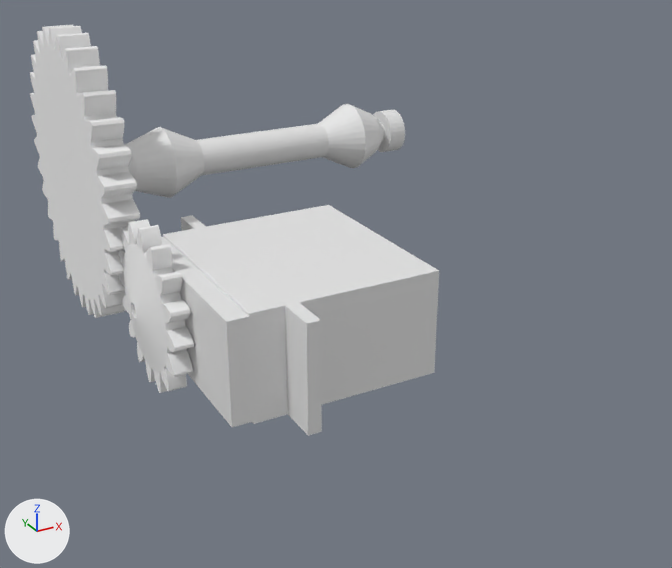
Two versions of the Blender file shadeopener/shades.blend, one commit apart.
Rendered twice from a 50 mm camera at (-48.1, -148.7, 74.1) aimed at (37.1, 6.1, -3.3). The lights are fixed; the arrows at lower left show +X, +Y and +Z.

The scene before the commit, as lines of its bpy script (objects in view):
```python
me_cube_005 = bpy.data.meshes.new('Cube.005')
me_cube_005.from_pydata(...)  # 2816 vertices, 2370 faces; spans x 0.1..70.0, y -7.8..7.7, z -7.8..7.8
me_cube_006 = bpy.data.meshes.new('Cube.006')
me_cube_006.from_pydata(...)  # 128 vertices, 128 faces; spans x -4.01..0.0, y -5.04..4.91, z -4.97..4.97
me_mesh_002 = bpy.data.meshes.new('Mesh.002')
me_mesh_002.from_pydata(...)  # 4612 vertices, 2435 faces; spans x -30.0..30.0, y -30.0..30.0, z -31457280.0..12582943.0
me_mesh_002.materials.append(mat_svgmat_002)  # white #efefef
ob_bearing_2 = bpy.data.objects.new('bearing 2', me_cube_006)
ob_bearing_2.location = (73.5, 42.6, 16.5)
ob_spool = bpy.data.objects.new('spool', me_cube_005)
ob_spool.location = (3.5, 42.6, 16.5)
ob_spur_gear = bpy.data.objects.new('spur gear', me_mesh_002)
ob_spur_gear.location = (-1.0, 42.6, 16.5)
ob_spur_gear.rotation_euler = (0.0, 4.712, 0.0)  # degrees (0, 270, 0)
ob_spur_gear.scale = (1.0, 1.0, 0.0)
# also in view: 'pinion gear' at (-3.7, 3.0, 1.7); 'Servo' at (17.2, -7.6, 1.7)
```
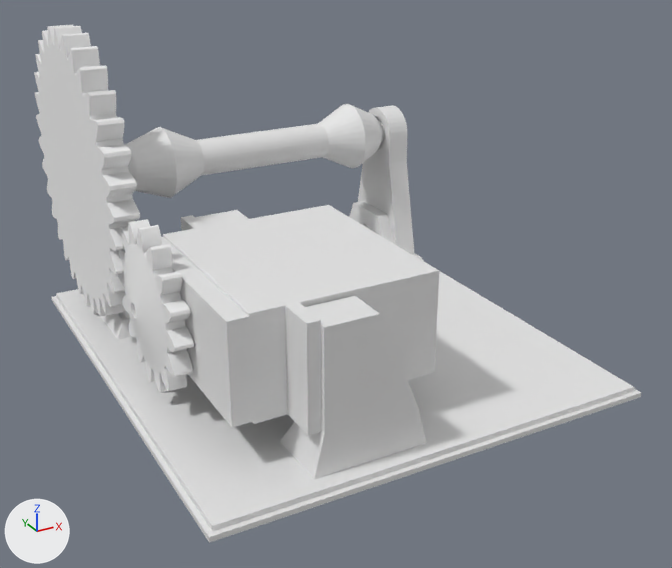
What changed in the scene script:
```text
Change me_mesh_002:
    used by ob_spur_gear; location = (-1.0, 42.6, 16.5); rotation_euler = (0.0, 4.712, 0.0), in degrees (0, 270, 0); scale = (1.0, 1.0, 0.0)
    remove me_mesh_002.from_pydata(...)  # 4612 vertices, 2435 faces; spans x -30.0..30.0, y -30.0..30.0, z -31457280.0..12582943.0
    add me_mesh_002.from_pydata(...)  # 4612 vertices, 2435 faces; spans x -5.0..15.0, y -30.0..30.0, z -30.0..30.0
    me_mesh_002 part 1: 4591 of 4612 vertices moved; they spanned x -30.0..30.0, y -30.0..30.0, z -31457280.0..12582943.0 and now span x -5.0..15.0, y -30.0..30.0, z -30.0..30.0; mean shift (-2.0, 0.0, -6005859.0); largest move (2.0, 0.0, -31457280.0) -> (15.0, 0.0, 2.0)
Add me_cube_009:
    me_cube_009.from_pydata(...)  # 333 vertices, 386 faces, 15 loose edges; spans x 69.5..74.5, y -11.0..10.9, z -32.8..6.0
Add me_plane_000:
    me_plane_000.from_pydata(...)  # 554 vertices, 627 faces, 148 loose edges; spans x -22.0..67.0, y -8.1..91.9, z -15.0..14.2
Change ob_spur_gear:
    ob_spur_gear.rotation_euler: (0.0, 4.712, 0.0) -> (0.0, 0.0, 0.0)  # degrees (0, 270, 0) -> degrees (0, 0, 0)
    ob_spur_gear.scale: (1.0, 1.0, 0.0) -> (1.0, 1.0, 1.0)
Add ob_spool_holder_2:
    ob_spool_holder_2 = bpy.data.objects.new('spool holder 2', me_cube_009)
    ob_spool_holder_2.location = (-1.0, 42.6, 16.5)
Add ob_bottom_plate_1_001:
    ob_bottom_plate_1_001 = bpy.data.objects.new('bottom plate 1.001', me_plane_000)
    ob_bottom_plate_1_001.location = (11.8, -32.0, -3.3)
```

Boxes (x1, y1, x2, y2) around the edits, measured in the pictures (672 x 568 px):
'bottom plate 1.001', added: after (52, 201, 641, 543)
'spur gear', reshaped, turned, rescaled: before (30, 25, 140, 318); after (34, 25, 140, 317)
'spool holder 2', added: after (358, 105, 415, 256)
